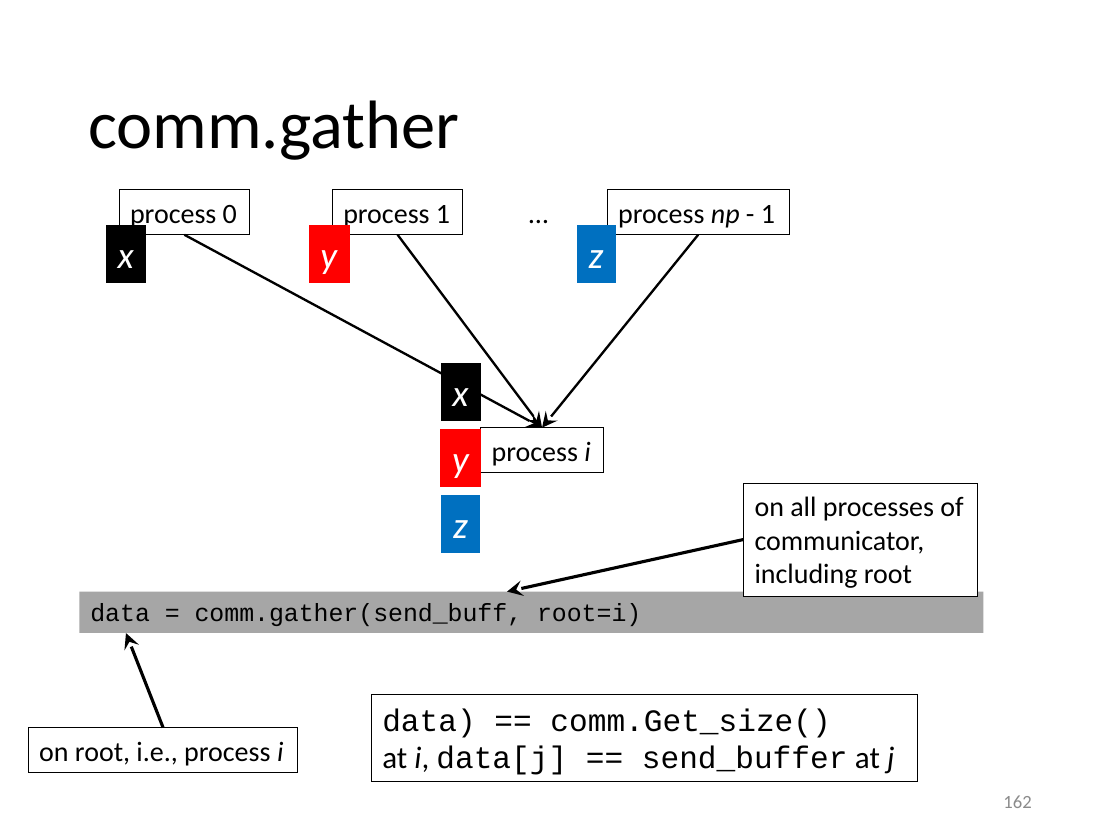
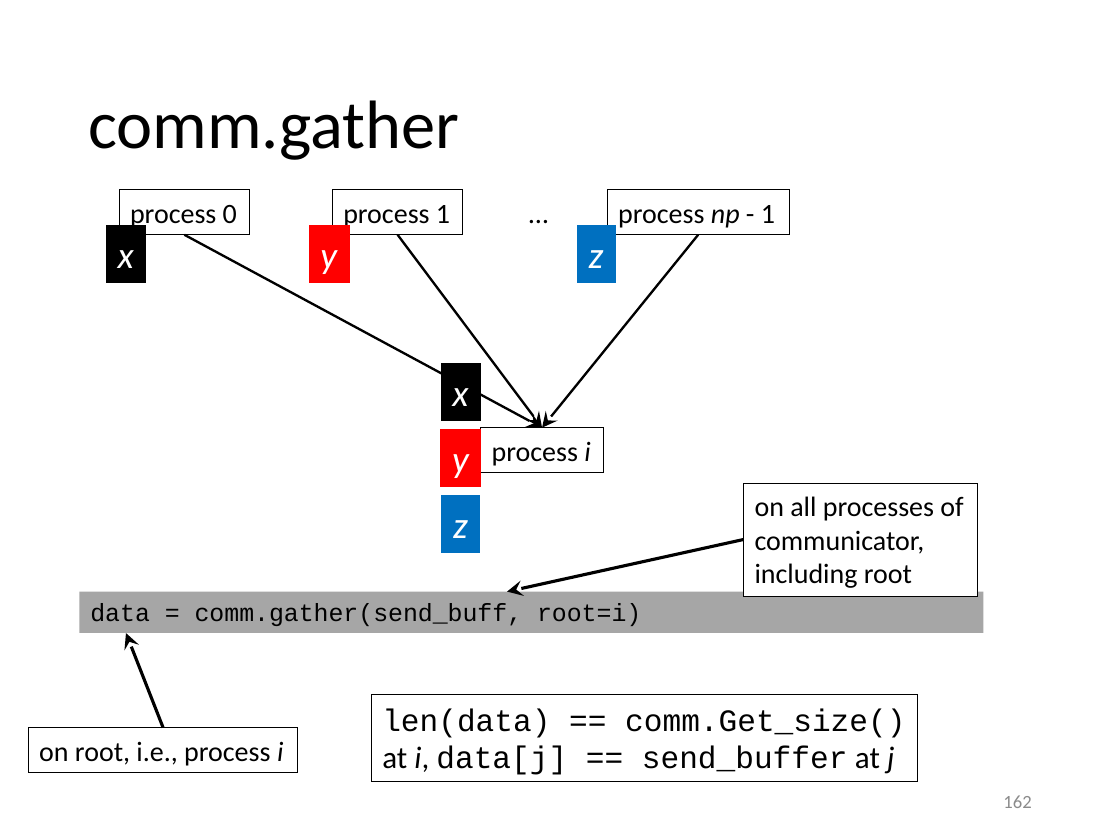
Before and after one commit to gjbex/Python-for-HPC, a slide deck: slide 162 of python_hpc.pptx. Drawn at 1120x840 pixels with LibreOffice and Linux fonts; fonts in the diff are those of the drawing. Boxes give left, top, right and bottom in pixels: in the first picture for what was removed or moved away, otherwise in the second. Text is boxed around its words. In the diff, an @@ line names an element or a change of style, - is before the commit and + after.

Commit message:
Fix various typos

```diff
--- a/python_hpc.pptx
+++ b/python_hpc.pptx
@@ text in rectangle at <box>382,709,905,738</box>: text changed @@
-data) == comm.Get_size()
+len(data) == comm.Get_size()
```
Also in this commit, not shown: 6 other slides changed.
